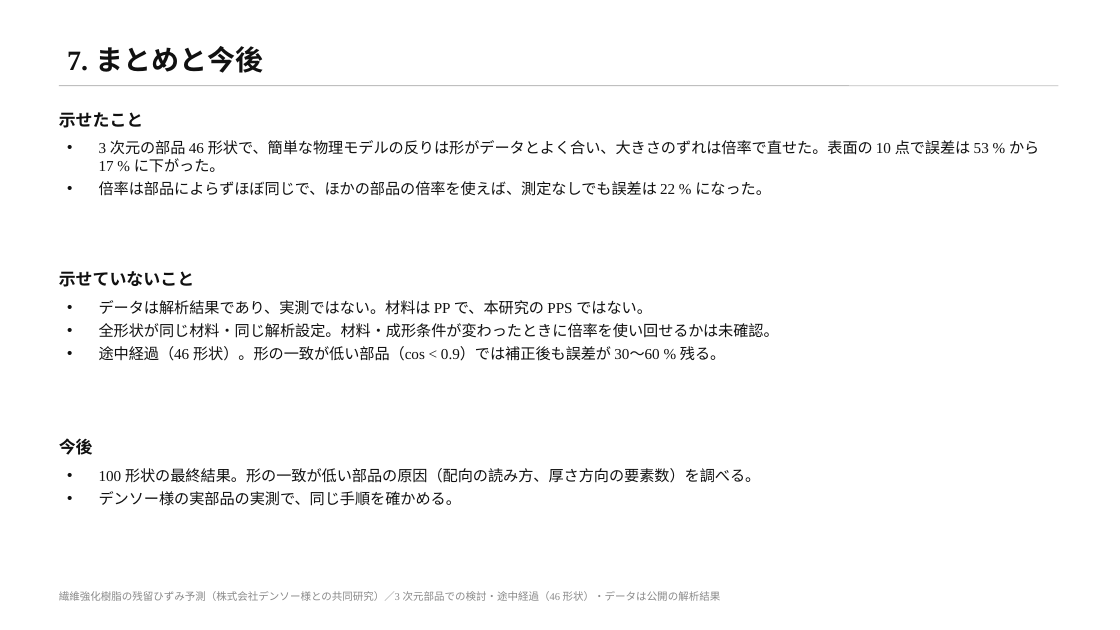
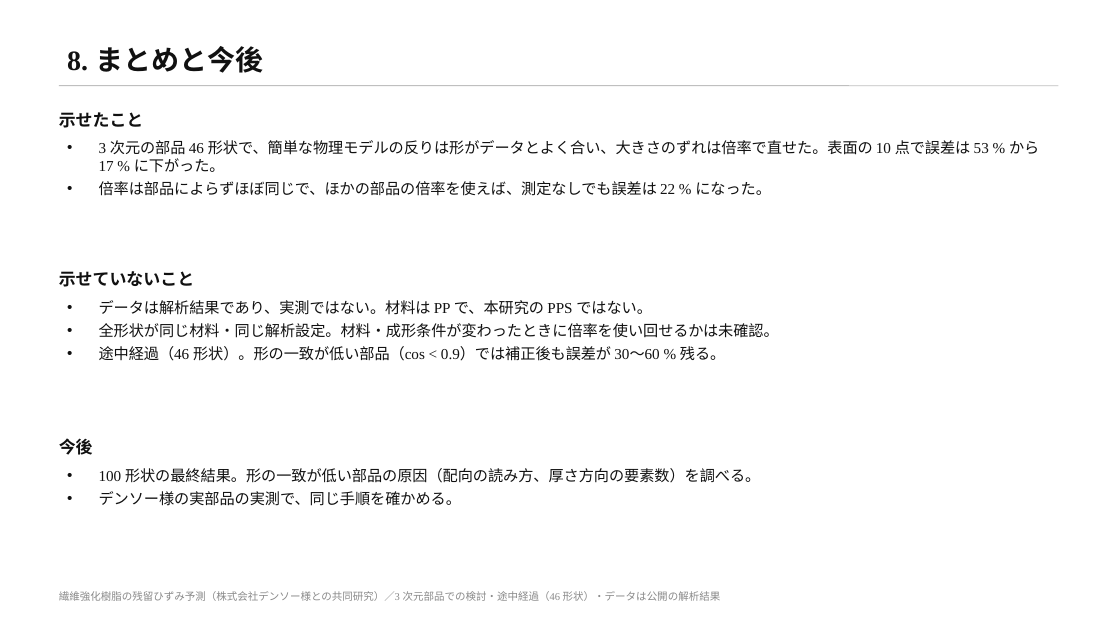
Before and after one commit to keisuke58/wccm2026-cfrp-gnn, a slide deck: slide 9 of slides/denso_rescue3d.pptx (slide 8 before the commit). Drawn at 1120x630 pixels with LibreOffice and Linux fonts; fonts in the diff are those of the drawing. Boxes give left, top, right and bottom in pixels: in the first picture for what was removed or moved away, otherwise in the second. Text is boxed around its words. In the diff, an @@ line names an element or a change of style, - is before the commit and + after.

```diff
--- a/slides/denso_rescue3d.pptx
+++ b/slides/denso_rescue3d.pptx
@@ title at <box>67,46,263,73</box>: text changed @@
-7. まとめと今後
+8. まとめと今後
```
Also in this commit, not shown: 3 other slides changed, 1 slide added, 7 other files.
